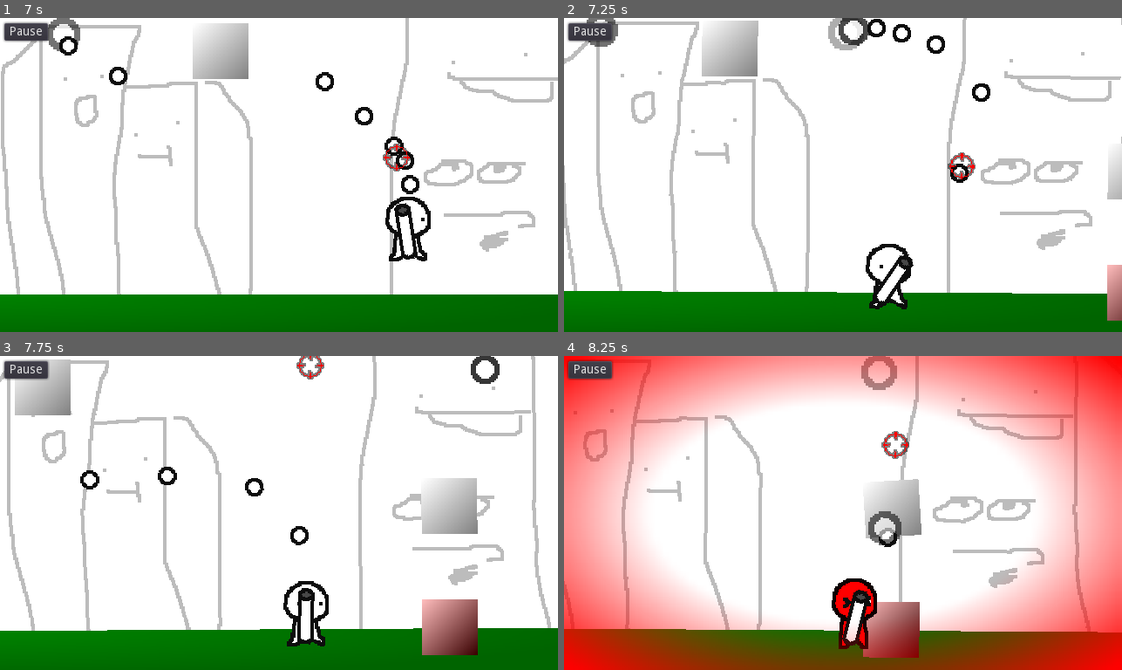
Above: before the commit, frames 1-4 (two rows, left to right).
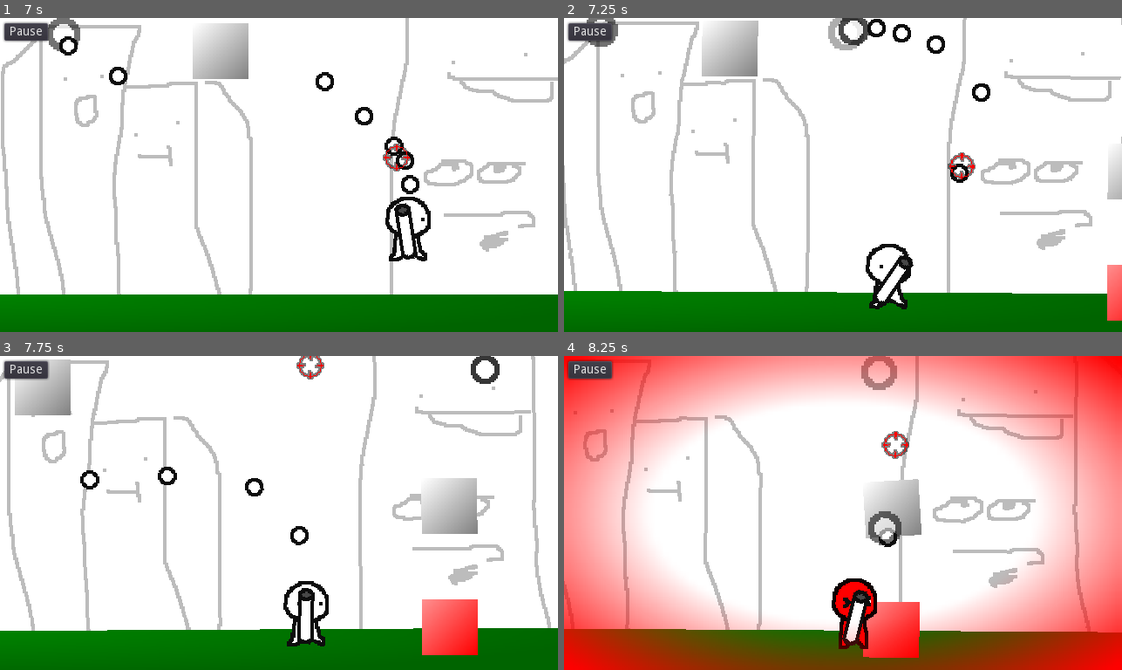
Above: after the commit, the same moments.

Repository: dranik544/explanation-overdue
Game: Godot game, scene res://scenes/main.tscn
Same seed, same stepped clock (60 frames per second), same inputs: the game is played once before the commit and once after it.
Inputs (mouse positions are in pixels of both pictures, inside the frame that each line leads up to):
- Up to frame 1 (7 s): tap Enter at 0.5 s; move the mouse to (401, 159) at 0.52 s; press the mouse at (401, 159) at 0.53 s; hold D (RIGHT) 0.53-1.25 s; tap W (JUMP) at 0.77, 3.77, 6.77 s; release the mouse at (401, 159) at 1.25 s; drag from (167, 190) to (541, 87) at 1.27 s; move the mouse to (334, 105) at 2.02 s; press the mouse at (334, 105) at 2.03 s; hold A (LEFT) 2.03-2.75 s; release the mouse at (334, 105) at 2.75 s; drag from (251, 237) to (362, 30) at 2.77 s; move the mouse to (446, 222) at 3.52 s; press the mouse at (446, 222) at 3.53 s; hold D (RIGHT) 3.53-4.25 s; release the mouse at (446, 222) at 4.25 s; drag from (111, 127) to (357, 212) at 4.27 s; move the mouse to (306, 175) at 5.02 s; press the mouse at (306, 175) at 5.03 s; hold D (RIGHT) 5.03-5.75 s; release the mouse at (306, 175) at 5.75 s; drag from (195, 96) to (284, 159) at 5.77 s; move the mouse to (401, 159) at 6.52 s; press the mouse at (401, 159) at 6.53 s; hold A (LEFT) from 6.53 s (still down)
- Up to frame 2 (7.25 s): keep holding A (LEFT)
- Up to frame 3 (7.75 s): release A (LEFT) at 7.25 s; release the mouse at (401, 497) at 7.25 s; drag from (167, 528) to (312, 365) at 7.27 s
- Up to frame 4 (8.25 s): move the mouse to (898, 443) at 8.02 s; press the mouse at (898, 443) at 8.03 s; hold D (RIGHT) from 8.03 s (still down)

Frame 1 is identical in both runs. In frame 2, 0.5% of the frame differs, in the area x 97-100%, y 78-97%; in frame 3, 1.8%, in the area x 75-86%, y 77-96%; in frame 4, 1.6%.

Commit message:
добавлены основные модификаторы

Diff:
--- a/global.gd
+++ b/global.gd
@@ -4,7 +4,21 @@
 enum locations {forest}
 export(locations) var currentLocation = locations.forest
 
-# настройки
+# --- модификации значений ---
+# игрок
+var multiplierPlayerSpeed: float = 1.0
+var multiplierPlayerJumpVelocity: float = 1.0
+var multiplierPlayerHealth: float = 1.0
+# проджектайл
+var multiplierProjectileSpeed: float = 1.0
+var multiplierProjectileRecoilForce: float = 1.0
+var multiplierProjectileDamage: float = 1.0
+# локация
+var multiplierSpeedLocAcceleration: float = 1.0
+# блок
+var multiplierBlockHealth: float = 1.0
+
+# --- настройки ---
 var sensivityMove: float = 1.5
 var sensivityAim: float = 1.5
 var aimGamepadDeadZone: float = 0.2
--- a/scenes/blocks/block2_damaging.tscn
+++ b/scenes/blocks/block2_damaging.tscn
@@ -3,11 +3,14 @@
 [ext_resource path="res://scenes/blocks/block_1.gd" type="Script" id=1]
 [ext_resource path="res://scenes/blocks/damagingArea.gd" type="Script" id=2]
 
+[sub_resource type="RectangleShape2D" id=4]
+extents = Vector2( 25, 25 )
+
 [sub_resource type="RectangleShape2D" id=1]
 extents = Vector2( 24, 24 )
 
 [sub_resource type="Gradient" id=2]
-colors = PoolColorArray( 1, 0.737305, 0.737305, 1, 0.225586, 0, 0, 1 )
+colors = PoolColorArray( 1, 0.561523, 0.561523, 1, 1, 0, 0, 1 )
 
 [sub_resource type="GradientTexture2D" id=3]
 gradient = SubResource( 2 )
@@ -15,20 +18,11 @@
 height = 48
 fill_to = Vector2( 1, 1 )
 
-[sub_resource type="RectangleShape2D" id=4]
-extents = Vector2( 25, 25 )
-
 [node name="block2_damaging" type="StaticBody2D"]
 collision_layer = 4
 collision_mask = 8
 script = ExtResource( 1 )
 currentBlockType = 2
-
-[node name="CollisionShape2D" type="CollisionShape2D" parent="."]
-shape = SubResource( 1 )
-
-[node name="Sprite" type="Sprite" parent="."]
-texture = SubResource( 3 )
 
 [node name="damagingArea" type="Area2D" parent="."]
 collision_layer = 0
@@ -38,3 +32,9 @@
 
 [node name="CollisionShape2D" type="CollisionShape2D" parent="damagingArea"]
 shape = SubResource( 4 )
+
+[node name="CollisionShape2D" type="CollisionShape2D" parent="."]
+shape = SubResource( 1 )
+
+[node name="Sprite" type="Sprite" parent="."]
+texture = SubResource( 3 )
--- a/scenes/blocks/block_1.gd
+++ b/scenes/blocks/block_1.gd
@@ -17,8 +17,6 @@
 export(blockType) var currentBlockType                    # текущий тип блока
 export(int) var damagingTypeDamage = 5                    # сколько урона игроку наносит тип блока damaging
 export(bool) var damagingTypeDestroyAfterDamage = false   # уничтожение после нанесения урона игроку типа блока damaging
-export(NodePath) var damagingTypeAreaPath                 # путь к Area2D для типа блока damaging
-onready var damagingArea: Area2D = get_node(damagingTypeAreaPath) if damagingTypeAreaPath else null
 
 signal blockDeactivated
 signal blockActivated
@@ -27,6 +25,10 @@
 func _ready() -> void:
 	maxHealth = health
 	if startedDeactivate: deactivate()
+
+	# модификаторы
+	health *= Global.multiplierBlockHealth
+	maxHealth = health
 
 func destroy(damage: int):
 	if health <= 0: return
--- a/scenes/main.gd
+++ b/scenes/main.gd
@@ -9,4 +9,4 @@
 
 
 func _process(delta):
-	Global.speedLoc += speedLocAcceleration * delta
+	Global.speedLoc += speedLocAcceleration * Global.multiplierSpeedLocAcceleration * delta
--- a/scenes/player/player.gd
+++ b/scenes/player/player.gd
@@ -31,7 +31,7 @@
 export(bool) var enableMaxDistanceAim = true      # включить ограничения прицела по растоянию
 export(float) var maxDistanceAim = 75.0           # ограничения прицела по растоянию
 export(int) var health = 100                      # здоровье игрока
-var maxHealth: int = health                       # максимальное возможное здоровье
+var maxHealth: int                                # максимальное возможное здоровье
 
 export(NodePath) var poolPath                                                 # ПУТЬ К внешний пул проджектайлов
 onready var pool: Node2D = get_node(poolPath) if poolPath else null           # внешний пул проджектайлов
@@ -43,6 +43,12 @@
 	add_to_group("player")
 
 	aimSprite.visible = false
+
+	# применения модификаций
+	health *= Global.multiplierPlayerHealth
+	maxHealth = health
+	maxSpeedMove *= Global.multiplierPlayerSpeed
+	jumpVelocity *= Global.multiplierPlayerJumpVelocity
 
 func _physics_process(delta: float) -> void:
 	InputManagement()
--- a/scenes/projectiles/blaster projectile1.gd
+++ b/scenes/projectiles/blaster projectile1.gd
@@ -18,6 +18,11 @@
 func _ready() -> void:
 	connect("body_entered", self, "_on_body_entered")
 	baseScaleSprite = sprite2d.scale
+
+	# модификаторы
+	speed *= Global.multiplierProjectileSpeed
+	recoilForce *= Global.multiplierProjectileRecoilForce
+	damage *= Global.multiplierProjectileDamage
 
 func _physics_process(delta):
 	# движение проджектайла по направлению, с учётом скорости и фпс
Not shown, changed: todo.txt
